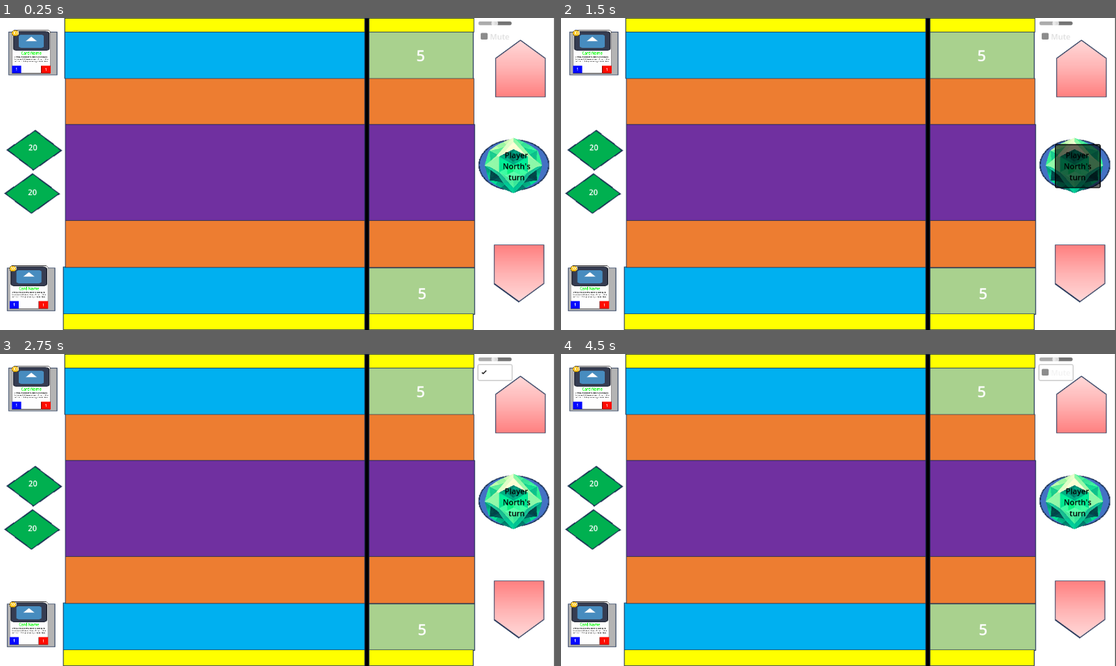
Above: before the commit, frames 1-4 (two rows, left to right).
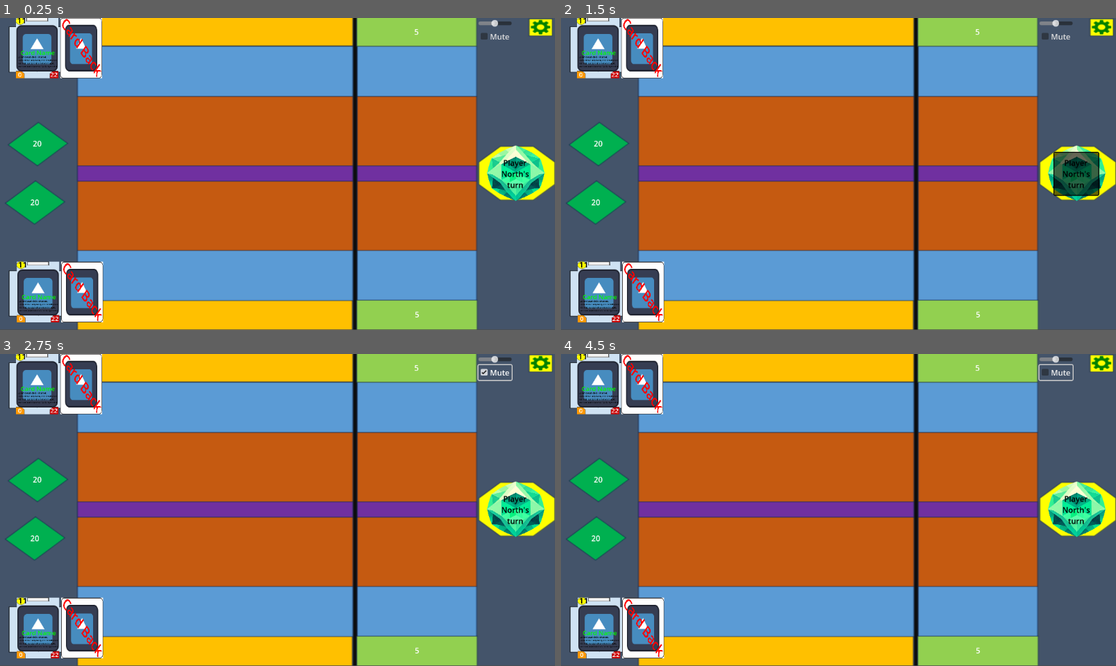
Above: after the commit, the same moments.

Repository: conhop30/Gemheart-2.0
Game: Godot game, scene res://Screens/Game/game.tscn
Same seed, same stepped clock (60 frames per second), same inputs: the game is played once before the commit and once after it. The engine's default icon, where the game draws it, is replaced by a stand-in: a white triangle on a blue panel in a dark square.
Inputs (mouse positions are in pixels of both pictures, inside the frame that each line leads up to):
- Up to frame 1 (0.25 s): no input
- Up to frame 2 (1.5 s): click "Player North's turn" at 0.5 s; click "Player South's turn" at 1.25 s
- Up to frame 3 (2.75 s): click (488, 366) at 2 s
- Up to frame 4 (4.5 s): click "Player North's turn" at 2.75 s; click "Player South's turn" at 3.5 s; click (1049, 366) at 4.25 s

The runs differ from the first frame. In frame 1, 95% of the frame differs, in the area x 0-100%, y 0-100%; in frame 2, 95%; in frame 3, 95%; in frame 4, 95%.

Commit message:
Card formatting
Add new card back, not implemented. New card layout implemented.

Diff:
--- /dev/null
+++ b/Assets/card_back.tscn
@@ -0,0 +1,30 @@
+[gd_scene load_steps=3 format=3 uid="uid://dueshtd03mwok"]
+
+[ext_resource type="Texture2D" uid="uid://86qun3nm1xbd" path="res://Assets/square.png" id="1_grwvp"]
+[ext_resource type="Texture2D" uid="uid://bdppik812egxs" path="res://Assets/icon.svg" id="2_2rbuj"]
+
+[node name="CardBack" type="Sprite2D"]
+position = Vector2(66, 566)
+scale = Vector2(0.161, 0.179)
+texture = ExtResource("1_grwvp")
+
+[node name="Art" type="Sprite2D" parent="."]
+scale = Vector2(3, 3)
+texture = ExtResource("2_2rbuj")
+
+[node name="Label" type="Label" parent="."]
+anchors_preset = -1
+anchor_left = 0.161
+anchor_top = 0.126
+anchor_right = 0.82
+anchor_bottom = 0.865
+offset_left = -229.568
+offset_top = -353.503
+offset_right = 59.9316
+offset_bottom = -548.003
+rotation = 0.785398
+theme_override_colors/font_color = Color(1, 0, 0, 1)
+theme_override_font_sizes/font_size = 128
+text = "Card Back"
+horizontal_alignment = 1
+vertical_alignment = 1
--- a/Screens/Game/game.gd
+++ b/Screens/Game/game.gd
@@ -52,7 +52,7 @@
 func extract_json_value(json_as_dict):
 	if "all_cards" in json_as_dict:
 		# Access the card by its key, e.g., "card_two"
-		var target_key = "card_one"
+		var target_key = "card_two"
 		if target_key in json_as_dict["all_cards"]:
 			var card = json_as_dict["all_cards"][target_key]
 			var cost = card.get("cost", "Cost not found")
@@ -60,7 +60,7 @@
 		else:
 				print("Card with key ", target_key, " not found.")
 
-func generate_card():
+func populate_card():
 	pass
 
 func init_board_values() -> void:
--- a/Screens/Game/game.tscn
+++ b/Screens/Game/game.tscn
@@ -1,7 +1,7 @@
-[gd_scene load_steps=14 format=3 uid="uid://bw7puf3jsxgly"]
+[gd_scene load_steps=15 format=3 uid="uid://bw7puf3jsxgly"]
 
 [ext_resource type="Script" path="res://Screens/Game/game.gd" id="1_tm6v3"]
-[ext_resource type="Texture2D" uid="uid://d0iwobl2gc1r1" path="res://Assets/gemheartBoardBeta.png" id="2_e1c7f"]
+[ext_resource type="Texture2D" uid="uid://bpgmxagb6ch72" path="res://Assets/Gemheart General Overview (2).png" id="2_b5bxi"]
 [ext_resource type="Script" path="res://Shared/player.gd" id="3_5beh6"]
 [ext_resource type="Script" path="res://Screens/Game/action_button.gd" id="3_kaue4"]
 [ext_resource type="Texture2D" uid="uid://c02dequ70f1ir" path="res://Assets/action_button.PNG" id="4_3oe2m"]
@@ -12,19 +12,22 @@
 draw_center = false
 
 [sub_resource type="RectangleShape2D" id="RectangleShape2D_bqk7p"]
-size = Vector2(612, 83)
+size = Vector2(562, 93.5)
 
 [sub_resource type="RectangleShape2D" id="RectangleShape2D_1ukit"]
 size = Vector2(97, 86)
 
 [sub_resource type="RectangleShape2D" id="RectangleShape2D_6gp6g"]
-size = Vector2(614.5, 95)
+size = Vector2(557.5, 131)
 
 [sub_resource type="RectangleShape2D" id="RectangleShape2D_6253t"]
-size = Vector2(208, 94)
+size = Vector2(238, 135)
 
 [sub_resource type="RectangleShape2D" id="RectangleShape2D_dvgnv"]
-size = Vector2(841, 70)
+size = Vector2(559.25, 52.5)
+
+[sub_resource type="RectangleShape2D" id="RectangleShape2D_ihp7f"]
+size = Vector2(234, 92)
 
 [node name="Game" type="Node"]
 script = ExtResource("1_tm6v3")
@@ -40,9 +43,12 @@
 layout_mode = 2
 anchor_right = 0.997
 anchor_bottom = 0.998
-offset_right = -0.538086
-offset_bottom = 0.299988
-texture = ExtResource("2_e1c7f")
+offset_left = -23.0
+offset_top = -16.0
+offset_right = 66.4622
+offset_bottom = 13.3
+texture = ExtResource("2_b5bxi")
+expand_mode = 1
 
 [node name="ActionButton" type="Button" parent="Board"]
 self_modulate = Color(0, 0, 0, 1)
@@ -52,10 +58,10 @@
 anchor_top = 0.406
 anchor_right = 0.969
 anchor_bottom = 0.54
-offset_left = -0.280029
-offset_top = -0.0880127
-offset_right = -0.288086
-offset_bottom = 0.0799866
+offset_left = -3.05981
+offset_top = 16.1
+offset_right = -3.06787
+offset_bottom = 16.268
 theme_override_styles/normal = SubResource("StyleBoxFlat_2r4w7")
 text = "DEFAULT TEXT"
 autowrap_mode = 3
@@ -63,7 +69,7 @@
 
 [node name="ActionButton" type="Sprite2D" parent="Board/ActionButton"]
 show_behind_parent = true
-position = Vector2(38.2202, 42.188)
+position = Vector2(46, 42)
 scale = Vector2(0.154297, 0.138184)
 texture = ExtResource("4_3oe2m")
 
@@ -71,37 +77,16 @@
 script = ExtResource("3_5beh6")
 
 [node name="Bench" type="Area2D" parent="PlayerNorth"]
-position = Vector2(444, 81)
-script = ExtResource("4_eqtxn")
-isStacked = null
+position = Vector2(476, 112)
+script = ExtResource("4_eqtxn")
 metadata/_edit_group_ = true
 
 [node name="CollisionShape2D" type="CollisionShape2D" parent="PlayerNorth/Bench"]
-position = Vector2(1, -5.5)
+position = Vector2(-28, -1.5)
 shape = SubResource("RectangleShape2D_bqk7p")
 
-[node name="Ramp" type="Area2D" parent="PlayerNorth"]
-position = Vector2(446, 180)
-script = ExtResource("4_eqtxn")
-isStacked = null
-metadata/_edit_group_ = true
-
-[node name="CollisionShape2D" type="CollisionShape2D" parent="PlayerNorth/Ramp"]
-position = Vector2(1, -5.5)
-shape = SubResource("RectangleShape2D_bqk7p")
-
-[node name="RampEco" type="Area2D" parent="PlayerNorth"]
-position = Vector2(1076, 177)
-script = ExtResource("4_eqtxn")
-isStacked = null
-metadata/_edit_group_ = true
-
-[node name="CollisionShape2D" type="CollisionShape2D" parent="PlayerNorth/RampEco"]
-position = Vector2(1, -5.5)
-shape = SubResource("RectangleShape2D_bqk7p")
-
 [node name="Deck" type="Area2D" parent="PlayerNorth"]
-position = Vector2(65, 70)
+position = Vector2(77, 62)
 script = ExtResource("4_eqtxn")
 isStacked = true
 metadata/_edit_group_ = true
@@ -111,13 +96,12 @@
 shape = SubResource("RectangleShape2D_1ukit")
 
 [node name="Ground" type="Area2D" parent="PlayerNorth"]
-position = Vector2(374, 295)
-script = ExtResource("4_eqtxn")
-isStacked = null
+position = Vector2(449, 225)
+script = ExtResource("4_eqtxn")
 metadata/_edit_group_ = true
 
 [node name="CollisionShape2D" type="CollisionShape2D" parent="PlayerNorth/Ground"]
-position = Vector2(72.75, -27.5)
+position = Vector2(-2, 9)
 shape = SubResource("RectangleShape2D_6gp6g")
 
 [node name="ResourcesNorth" type="Label" parent="PlayerNorth"]
@@ -126,11 +110,10 @@
 anchor_top = 0.049
 anchor_right = 0.85
 anchor_bottom = 0.183
-offset_left = 769.0
-offset_top = 32.0
-offset_right = 977.0
-offset_bottom = 124.0
-theme_override_font_sizes/font_size = 32
+offset_left = 741.0
+offset_right = 989.0
+offset_bottom = 58.0
+theme_override_font_sizes/font_size = 16
 text = "DEFAULT RESOURCES"
 horizontal_alignment = 1
 vertical_alignment = 1
@@ -141,18 +124,17 @@
 anchor_top = 0.378
 anchor_right = 0.085
 anchor_bottom = 0.457
-offset_left = 59.0
-offset_top = 257.0
-offset_right = 78.0
-offset_bottom = 280.0
+offset_left = 46.0
+offset_top = 231.0
+offset_right = 110.0
+offset_bottom = 290.0
 text = "99"
 horizontal_alignment = 1
 vertical_alignment = 1
 
 [node name="GroundEco" type="Area2D" parent="PlayerNorth"]
-position = Vector2(874, 357)
-script = ExtResource("4_eqtxn")
-isStacked = null
+position = Vector2(866, 399)
+script = ExtResource("4_eqtxn")
 metadata/_edit_group_ = true
 
 [node name="CollisionShape2D" type="CollisionShape2D" parent="PlayerNorth/GroundEco"]
@@ -160,50 +142,38 @@
 shape = SubResource("RectangleShape2D_6253t")
 
 [node name="Hand" type="Area2D" parent="PlayerNorth"]
-position = Vector2(191, -29)
-script = ExtResource("4_eqtxn")
-isStacked = null
+position = Vector2(440, 25)
+script = ExtResource("4_eqtxn")
 metadata/_edit_group_ = true
 
 [node name="CollisionShape2D" type="CollisionShape2D" parent="PlayerNorth/Hand"]
-position = Vector2(367.5, 23)
+position = Vector2(8, 4)
 shape = SubResource("RectangleShape2D_dvgnv")
+
+[node name="BenchEco" type="Area2D" parent="PlayerNorth"]
+position = Vector2(867, 104)
+script = ExtResource("4_eqtxn")
+metadata/_edit_group_ = true
+
+[node name="CollisionShape2D" type="CollisionShape2D" parent="PlayerNorth/BenchEco"]
+position = Vector2(-2, 6)
+shape = SubResource("RectangleShape2D_ihp7f")
 
 [node name="PlayerSouth" type="Node2D" parent="."]
 position = Vector2(0, 1)
 script = ExtResource("3_5beh6")
 
 [node name="Bench" type="Area2D" parent="PlayerSouth"]
-position = Vector2(445, 567)
-script = ExtResource("4_eqtxn")
-isStacked = null
+position = Vector2(444, 533)
+script = ExtResource("4_eqtxn")
 metadata/_edit_group_ = true
 
 [node name="CollisionShape2D" type="CollisionShape2D" parent="PlayerSouth/Bench"]
+position = Vector2(2, 0.25)
 shape = SubResource("RectangleShape2D_bqk7p")
 
-[node name="Ramp" type="Area2D" parent="PlayerSouth"]
-position = Vector2(446, 476)
-script = ExtResource("4_eqtxn")
-isStacked = null
-metadata/_edit_group_ = true
-
-[node name="CollisionShape2D" type="CollisionShape2D" parent="PlayerSouth/Ramp"]
-position = Vector2(1, -5.5)
-shape = SubResource("RectangleShape2D_bqk7p")
-
-[node name="RampEco" type="Area2D" parent="PlayerSouth"]
-position = Vector2(1077, 476)
-script = ExtResource("4_eqtxn")
-isStacked = null
-metadata/_edit_group_ = true
-
-[node name="CollisionShape2D" type="CollisionShape2D" parent="PlayerSouth/RampEco"]
-position = Vector2(1, -5.5)
-shape = SubResource("RectangleShape2D_bqk7p")
-
 [node name="Deck" type="Area2D" parent="PlayerSouth"]
-position = Vector2(60, 558)
+position = Vector2(79, 568)
 script = ExtResource("4_eqtxn")
 isStacked = true
 metadata/_edit_group_ = true
@@ -213,13 +183,12 @@
 shape = SubResource("RectangleShape2D_1ukit")
 
 [node name="Ground" type="Area2D" parent="PlayerSouth"]
-position = Vector2(374, 399)
-script = ExtResource("4_eqtxn")
-isStacked = null
+position = Vector2(458, 407)
+script = ExtResource("4_eqtxn")
 metadata/_edit_group_ = true
 
 [node name="CollisionShape2D" type="CollisionShape2D" parent="PlayerSouth/Ground"]
-position = Vector2(72.75, -27.5)
+position = Vector2(-8, 5)
 shape = SubResource("RectangleShape2D_6gp6g")
 
 [node name="ResourcesSouth" type="Label" parent="PlayerSouth"]
@@ -228,11 +197,11 @@
 anchor_top = 0.803
 anchor_right = 0.848
 anchor_bottom = 0.937
-offset_left = 767.0
-offset_top = 522.0
-offset_right = 985.0
-offset_bottom = 620.0
-theme_override_font_sizes/font_size = 32
+offset_left = 745.0
+offset_top = 587.0
+offset_right = 988.0
+offset_bottom = 643.0
+theme_override_font_sizes/font_size = 16
 text = "DEFAULT RESOURCES"
 horizontal_alignment = 1
 vertical_alignment = 1
@@ -243,33 +212,40 @@
 anchor_top = 0.526
 anchor_right = 0.08
 anchor_bottom = 0.605
-offset_left = 58.0
-offset_top = 349.0
-offset_right = 77.0
-offset_bottom = 372.0
+offset_left = 42.0
+offset_top = 350.0
+offset_right = 103.0
+offset_bottom = 413.0
 text = "99"
 horizontal_alignment = 1
 vertical_alignment = 1
 
 [node name="GroundEco" type="Area2D" parent="PlayerSouth"]
-position = Vector2(875, 258)
-script = ExtResource("4_eqtxn")
-isStacked = null
+position = Vector2(863, 236)
+script = ExtResource("4_eqtxn")
 metadata/_edit_group_ = true
 
 [node name="CollisionShape2D" type="CollisionShape2D" parent="PlayerSouth/GroundEco"]
-position = Vector2(0, 13)
+position = Vector2(3, -1)
 shape = SubResource("RectangleShape2D_6253t")
 
 [node name="Hand" type="Area2D" parent="PlayerSouth"]
-position = Vector2(190, 608)
-script = ExtResource("4_eqtxn")
-isStacked = null
+position = Vector2(445, 616)
+script = ExtResource("4_eqtxn")
 metadata/_edit_group_ = true
 
 [node name="CollisionShape2D" type="CollisionShape2D" parent="PlayerSouth/Hand"]
-position = Vector2(368.25, 43.5)
+position = Vector2(1, -1)
 shape = SubResource("RectangleShape2D_dvgnv")
+
+[node name="BenchEco" type="Area2D" parent="PlayerSouth"]
+position = Vector2(865, 533)
+script = ExtResource("4_eqtxn")
+metadata/_edit_group_ = true
+
+[node name="CollisionShape2D" type="CollisionShape2D" parent="PlayerSouth/BenchEco"]
+position = Vector2(-1, 3)
+shape = SubResource("RectangleShape2D_ihp7f")
 
 [node name="Settings" type="Control" parent="."]
 layout_mode = 3
--- a/Shared/card.gd
+++ b/Shared/card.gd
@@ -11,6 +11,7 @@
 
 const Keywords = preload("res://Shared/keywords.gd")
 const Sources  = preload("res://Shared/sources.gd" )
+const Art      = preload("res://Assets/icon.svg")
 
 """ ATTRIBUTES """
 var _playerID    = 0
@@ -19,7 +20,7 @@
 var _keywords = Keywords.Keywords.EMPTY
 var _source   = Sources.Sources.NONE
 var _effect   # Effect
-var _art      # Generated in _ready()
+var _art      = Art
 var _pile  = "Deck"
 var _piles = ["Deck"]
 
@@ -37,6 +38,12 @@
 	_keywords = new_keywords
 func set_pile(new_pile):
 	_pile = new_pile
+func set_card_name(new_name): # Abnormal name due to engine warning
+	_name = new_name
+func set_description(new_description):
+	_description = new_description
+func set_art(new_art):
+	_art = new_art
 
 # Called when the node enters the scene tree for the first time.
 # TODO - QUESTION: Would this act as a constructor?
@@ -49,6 +56,10 @@
 	pass
 
 func init_card():
+	set_cost(11)
+	set_health(22)
+	set_keywords(Keywords.Keywords.EMPTY)
+	set_power(0)
 	pass
 
 func possible_piles():
@@ -68,14 +79,14 @@
 
 func start_dragging():
 	if _pile == "Deck":
-		_piles = ["Hand", "Bench"]
+		_piles = ["Hand"]
 	elif _pile == "Hand":
 		_piles = ["Bench"]
 	elif _pile == "Bench":
-		_piles = ["Ramp", "RampEco"]
-	elif _pile == "Ramp":
-		_piles = ["Bench", "Ground", "RampEco"]
-	elif _pile == "RampEco":
-		_piles = ["Ground", "Ramp", "Bench"]
+		_piles = ["BenchEco", "Ground", "GroundEco"]
+	elif _pile == "BenchEco":
+		_piles = ["Bench", "Ground", "GroundEco"]
 	elif _pile == "Ground":
-		_piles = ["GroundEco", "Ramp"]
+		_piles = ["GroundEco", "BenchEco", "Bench"]
+	elif _pile == "GroundEco":
+		_piles = ["Ground", "BenchEco", "Bench"]
--- a/Shared/card.tscn
+++ b/Shared/card.tscn
@@ -1,83 +1,45 @@
 [gd_scene load_steps=5 format=3 uid="uid://dtdnt1xygw6sn"]
 
-[ext_resource type="Texture2D" uid="uid://86qun3nm1xbd" path="res://Assets/square.png" id="1_h4xa8"]
+[ext_resource type="Texture2D" uid="uid://c4sl7s1p83kvd" path="res://Assets/card_blank.png" id="1_qao02"]
 [ext_resource type="Texture2D" uid="uid://bdppik812egxs" path="res://Assets/icon.svg" id="2_jr6wx"]
 [ext_resource type="Script" path="res://Shared/card.gd" id="2_kux7b"]
-[ext_resource type="Texture2D" uid="uid://dfuqp38ykcox2" path="res://Assets/circle.png" id="3_g3wp0"]
+[ext_resource type="PackedScene" uid="uid://dueshtd03mwok" path="res://Assets/card_back.tscn" id="3_byk08"]
 
 [node name="Card" type="Sprite2D"]
 top_level = true
-position = Vector2(66.0001, 566)
-scale = Vector2(0.16125, 0.179308)
-texture = ExtResource("1_h4xa8")
+position = Vector2(133.678, 547.727)
+scale = Vector2(0.363295, 0.327842)
+texture = ExtResource("1_qao02")
 script = ExtResource("2_kux7b")
-metadata/_edit_group_ = true
+
+[node name="CardBack" parent="." instance=ExtResource("3_byk08")]
+position = Vector2(251.371, 0.834171)
+scale = Vector2(0.477341, 0.76795)
 
 [node name="Art" type="TextureRect" parent="."]
 anchors_preset = -1
-anchor_left = 0.028
-anchor_top = 0.024
-anchor_right = 0.972
-anchor_bottom = 0.48
-offset_left = -250.0
-offset_top = -250.0
-offset_right = -250.0
-offset_bottom = -250.0
+anchor_left = 0.012
+anchor_top = 0.13
+anchor_right = 0.988
+anchor_bottom = 0.891
+offset_left = -121.928
+offset_top = -193.18
+offset_right = -122.072
+offset_bottom = -193.926
 texture = ExtResource("2_jr6wx")
-
-[node name="PowerBorder" type="TextureRect" parent="."]
-modulate = Color(0.0156863, 0.0313726, 1, 1)
-anchors_preset = -1
-anchor_left = -0.003
-anchor_top = 0.824
-anchor_right = 0.241
-anchor_bottom = 0.998
-offset_left = -249.974
-offset_top = -249.897
-offset_right = -249.974
-offset_bottom = -249.897
-texture = ExtResource("1_h4xa8")
-expand_mode = 1
-
-[node name="HealthBorder" type="TextureRect" parent="."]
-modulate = Color(1, 0.0470588, 0, 1)
-anchors_preset = -1
-anchor_left = 0.751
-anchor_top = 0.824
-anchor_right = 0.995
-anchor_bottom = 0.998
-offset_left = -249.763
-offset_top = -249.897
-offset_right = -249.763
-offset_bottom = -249.897
-texture = ExtResource("1_h4xa8")
-expand_mode = 1
-
-[node name="CostBorder" type="TextureRect" parent="."]
-modulate = Color(1, 0.745098, 0, 1)
-anchors_preset = -1
-anchor_left = -0.019
-anchor_right = 0.193
-anchor_bottom = 0.149
-offset_left = -249.832
-offset_top = -254.279
-offset_right = -249.832
-offset_bottom = -249.779
-texture = ExtResource("3_g3wp0")
-expand_mode = 1
 
 [node name="Name" type="Label" parent="."]
 modulate = Color(0, 1, 0, 1)
 anchors_preset = -1
-anchor_left = 0.162
-anchor_top = 0.462
-anchor_right = 0.846
-anchor_bottom = 0.596
-offset_left = -249.959
-offset_top = -250.071
-offset_right = -253.959
-offset_bottom = -250.071
-theme_override_font_sizes/font_size = 48
+anchor_left = 0.115
+anchor_top = 0.514
+anchor_right = 0.914
+anchor_bottom = 0.644
+offset_left = -122.119
+offset_top = -192.818
+offset_right = -122.075
+offset_bottom = -192.998
+theme_override_font_sizes/font_size = 36
 text = "Card Name"
 horizontal_alignment = 1
 vertical_alignment = 1
@@ -89,39 +51,39 @@
 anchor_top = 0.596
 anchor_right = 0.948
 anchor_bottom = 0.812
-offset_left = -250.0
-offset_top = -250.0
-offset_right = -250.0
-offset_bottom = -250.0
+offset_left = -123.64
+offset_top = -180.056
+offset_right = -112.312
+offset_bottom = -166.432
+theme_override_font_sizes/font_size = 12
 text = "Lorem ipsum dolor sit amet, consectetur adipiscing elit. Vestibulum nisi nisi, suscipit sit amet enim eget, pretium porttitor eros. Nulla eget odio at magna tempus ultrices."
 autowrap_mode = 3
 
 [node name="Power" type="Label" parent="."]
 anchors_preset = -1
-anchor_left = 0.012
-anchor_top = 0.824
-anchor_right = 0.232
-anchor_bottom = 0.984
-offset_left = -250.0
-offset_top = -250.0
-offset_right = -250.0
-offset_bottom = -250.0
-theme_override_font_sizes/font_size = 48
+anchor_top = 0.873
+anchor_right = 0.189
+anchor_bottom = 1.003
+offset_left = -120.0
+offset_top = -192.978
+offset_right = -122.116
+offset_bottom = -193.158
+theme_override_font_sizes/font_size = 36
 text = "1"
 horizontal_alignment = 1
 vertical_alignment = 1
 
 [node name="Health" type="Label" parent="."]
 anchors_preset = -1
-anchor_left = 0.767
-anchor_top = 0.831
-anchor_right = 0.987
-anchor_bottom = 0.991
-offset_left = -249.905
-offset_top = -250.219
-offset_right = -249.905
-offset_bottom = -250.219
-theme_override_font_sizes/font_size = 48
+anchor_left = 0.797
+anchor_top = 0.874
+anchor_right = 0.998
+anchor_bottom = 1.003
+offset_left = -122.014
+offset_top = -193.168
+offset_right = -122.058
+offset_bottom = -192.962
+theme_override_font_sizes/font_size = 36
 text = "1"
 horizontal_alignment = 1
 vertical_alignment = 1
@@ -132,10 +94,11 @@
 anchor_top = -0.002
 anchor_right = 0.146
 anchor_bottom = 0.132
-offset_left = -254.0
-offset_top = -250.0
-offset_right = -250.0
-offset_bottom = -250.0
+offset_left = -121.554
+offset_top = -205.811
+offset_right = -117.554
+offset_bottom = -190.535
+theme_override_colors/font_color = Color(0, 0, 0, 1)
 theme_override_font_sizes/font_size = 48
 text = "1"
 horizontal_alignment = 1
--- a/Shared/pile.gd
+++ b/Shared/pile.gd
@@ -17,6 +17,7 @@
 """ ATTRIBUTES """
 @onready var collision_shape = $CollisionShape2D
 @onready var card_scene = load("res://Shared/card.tscn")
+@onready var card_back  = load("res://card_back.tscn")
 
 """ METHODS """
 func _ready() -> void:
@@ -33,7 +34,7 @@
 
 	for cards in range(0, DECK_SIZE, 1):
 		var card = card_scene.instantiate()
-		card.set_cost(300);
+		card.set_cost(45);
 		add_card_to_pile(card)
 		card.position = start_position# + offset * cards
 	#var offset = Vector2(50, 0)
--- a/Shared/player.gd
+++ b/Shared/player.gd
@@ -7,12 +7,11 @@
 class_name Player
 
 # References to the child nodes representing each pile
-@onready var bench  = $Bench
-@onready var ramp   = $Ramp
-@onready var ground = $Ground
-@onready var deck   = $Deck
-@onready var hand   = $Hand
-@onready var rampEco   = $RampEco
+@onready var deck  = $Deck
+@onready var hand  = $Hand
+@onready var bench = $Bench
+@onready var benchEco  = $BenchEco
+@onready var ground    = $Ground
 @onready var groundEco = $GroundEco
 
 var selected_card = null  # Store the currently selected card
@@ -101,7 +100,7 @@
 # TODO: Resolve pile recognition so that players can cross onto other's territory
 func _get_pile_at_position(position: Vector2) -> Node:
 	# Iterate over each pile and check if the card overlaps it
-	for pile in [deck, hand, bench, ramp, ground, groundEco, rampEco]:
+	for pile in [deck, hand, bench, benchEco, ground, groundEco]:
 		if pile.get_global_rect().has_point(position):
 			return pile
 	return null
Binary file added: Assets/Gemheart General Overview (2).png
Not shown, added: Assets/Gemheart General Overview (2).png.import
Binary file added: Assets/card_blank.png
Not shown, added: Assets/card_blank.png.import
